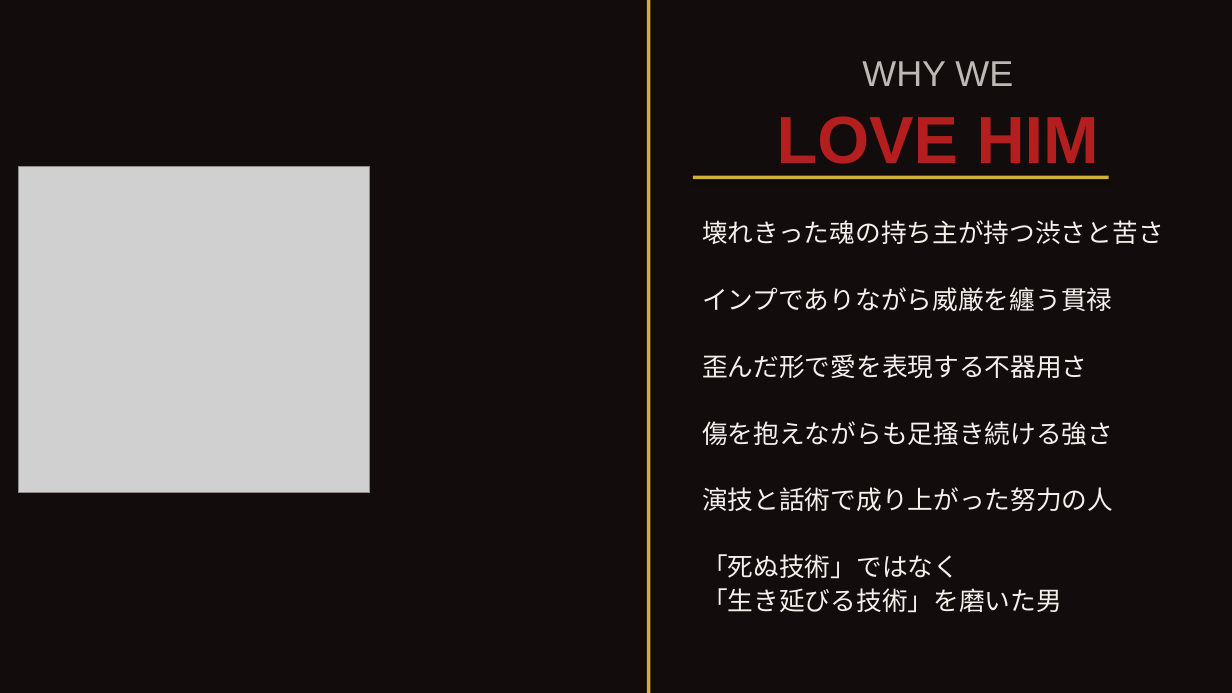
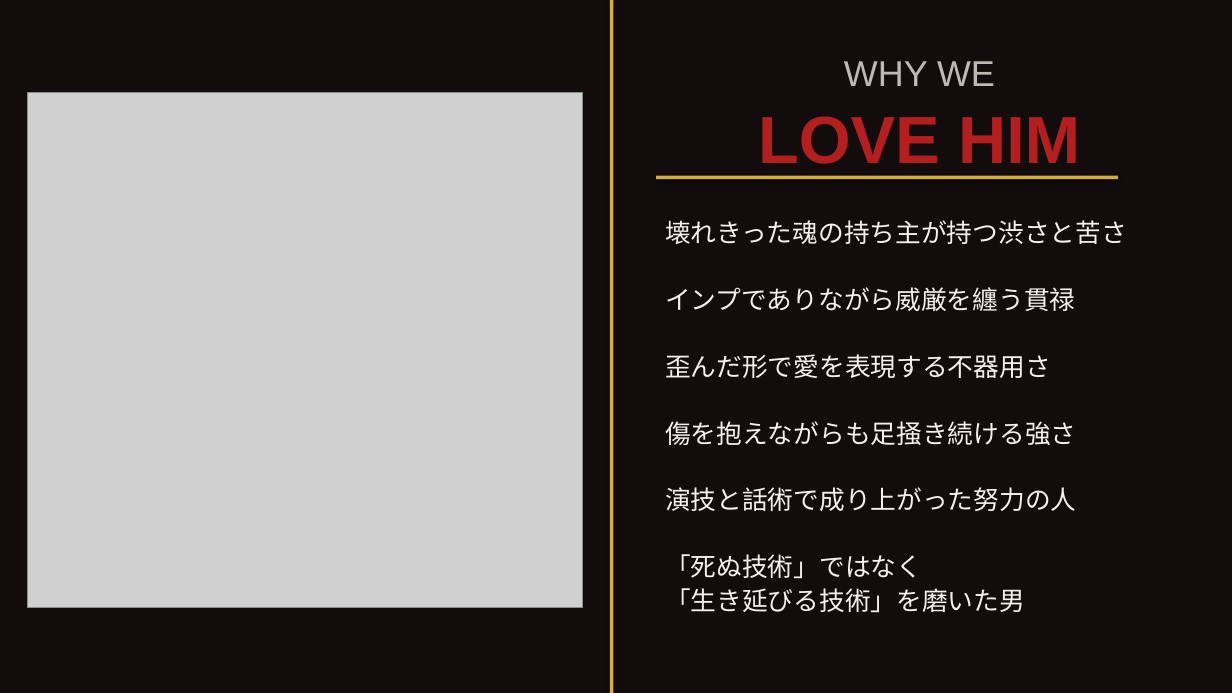
Before and after one commit to nanashi925/POWERPOINT, a slide deck: slide 10 of crimson_presentation.pptx. Drawn at 1232x693 pixels with LibreOffice and Linux fonts; fonts in the diff are those of the drawing; grey boxes stand for pictures. Boxes give left, top, right and bottom in pixels: in the first picture for what was removed or moved away, otherwise in the second. Text is boxed around its words. In the diff, an @@ line names an element or a change of style, - is before the commit and + after.

```diff
--- a/crimson_presentation.pptx
+++ b/crimson_presentation.pptx
@@ rectangle: place and size @@
-rectangle at [647, 0, 651, 693]
+rectangle at [610, 0, 614, 693]
@@ text "WHY WE": place and size @@
-text "WHY WE" at [862, 61, 1013, 86]
+text "WHY WE" at [844, 61, 995, 86]
@@ picture: place and size @@
-picture at [18, 166, 370, 493]
+picture at [28, 92, 582, 608]
@@ text "LOVE HIM": place and size @@
-text "LOVE HIM" at [777, 116, 1099, 164]
+text "LOVE HIM" at [758, 116, 1080, 164]
@@ rectangle: place and size @@
-rectangle at [693, 176, 1109, 179]
+rectangle at [656, 176, 1118, 179]
@@ text "壊れきった魂の持ち主が持つ渋さと苦さ": place and size @@
-text "壊れきった魂の持ち主が持つ渋さと苦さ" at [702, 220, 1164, 613]
+text "壊れきった魂の持ち主が持つ渋さと苦さ" at [665, 220, 1127, 613]
```
Also in this commit, not shown: 1 other file.
